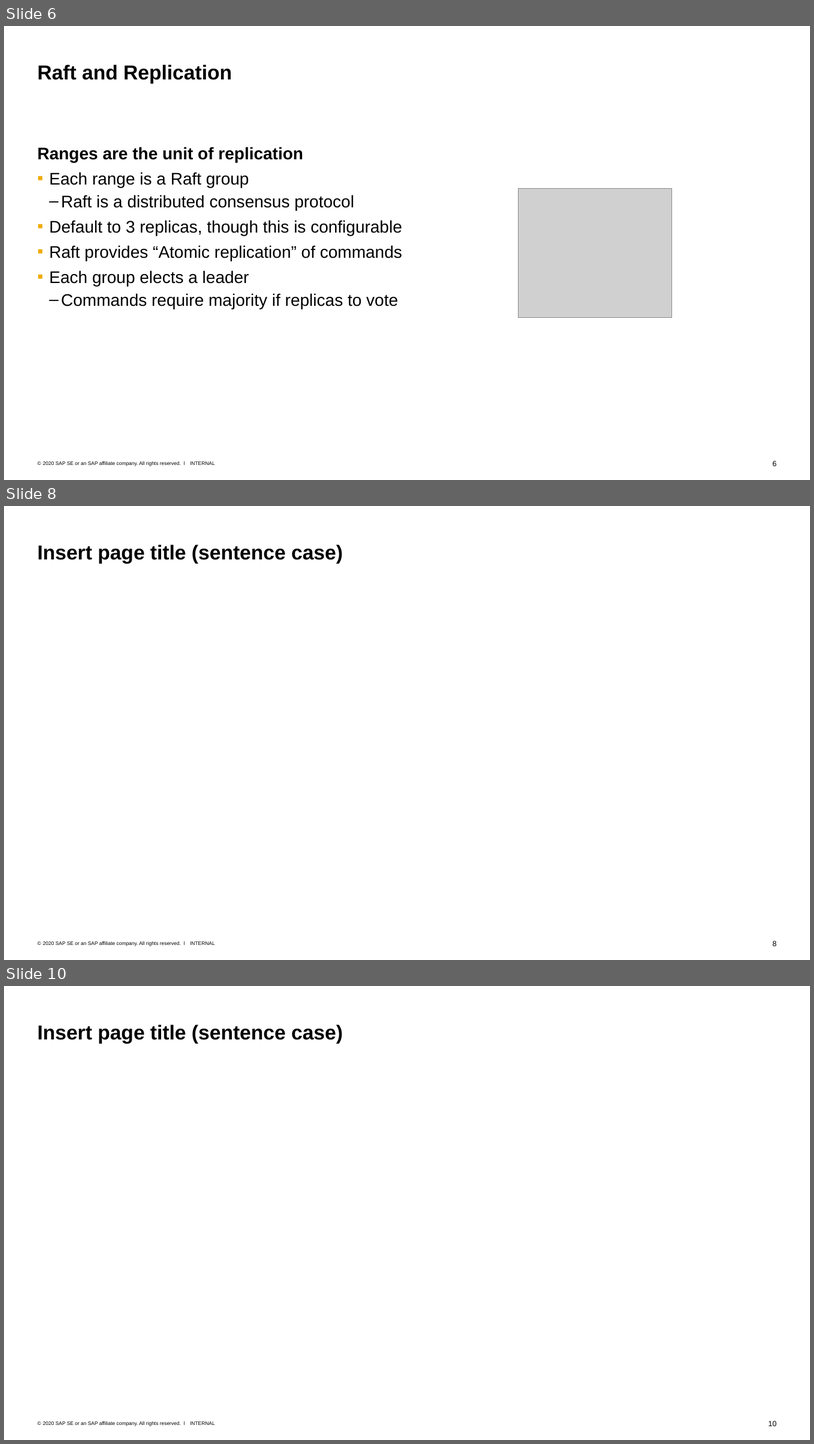
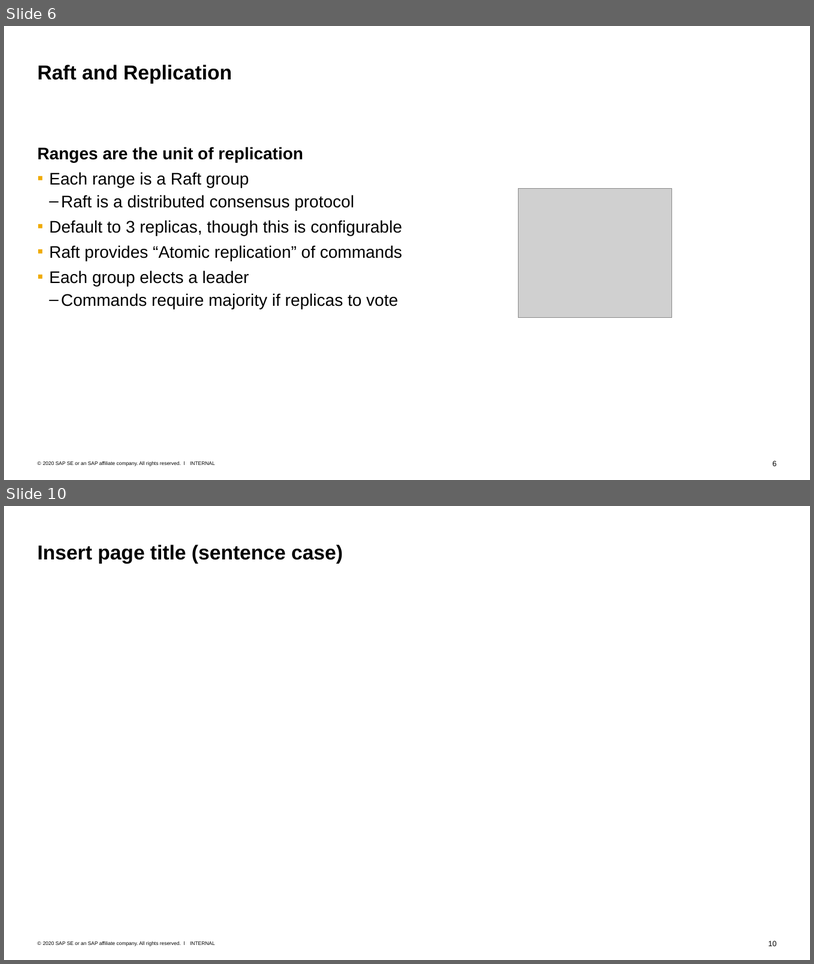
Before and after one commit to Voidkai/Survey_on_NoSQL, a slide deck: NoSQL/The Survey On CockroachDB.pptx. Shown one above the other, each under a label of ours: slides 6, 8 and 10 before the commit, slides 6 and 10 after it; the slides between them are not shown. The pictures are 814x1444 and 814x964 pixels, drawn with LibreOffice and Linux fonts; fonts in the diff are those of the drawing; grey boxes stand for pictures. Boxes give left, top, right and bottom in pixels: in the first picture for what was removed or moved away, otherwise in the second. Text is boxed around its words. In the diff, an @@ line names an element or a change of style, - is before the commit and + after.

```diff
--- a/NoSQL/The Survey On CockroachDB.pptx
+++ b/NoSQL/The Survey On CockroachDB.pptx
@@ slide 8 removed at <box>4,506,810,960</box>, background #FFFFFF; not listed: 3 template elements that a slide beside it also shows @@
@@ title removed at <box>38,544,343,564</box> @@
-Insert page title (sentence case)
```
Also in this commit, not shown: 2 slides changed, 1 slide added.
